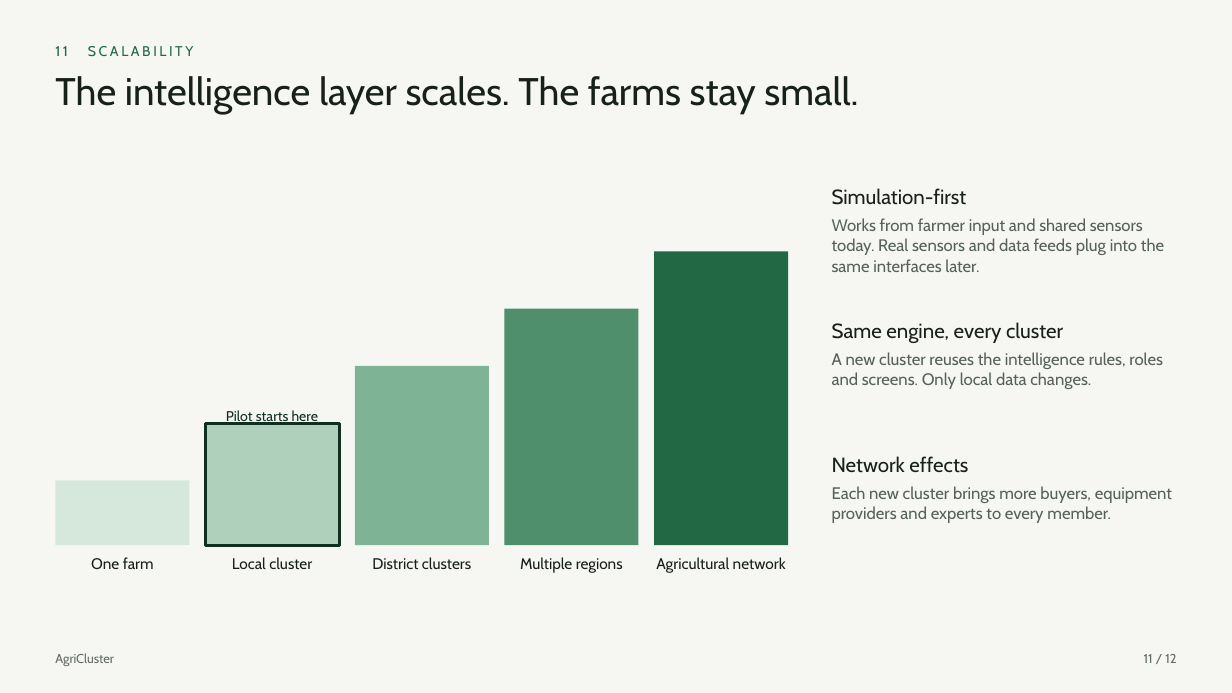
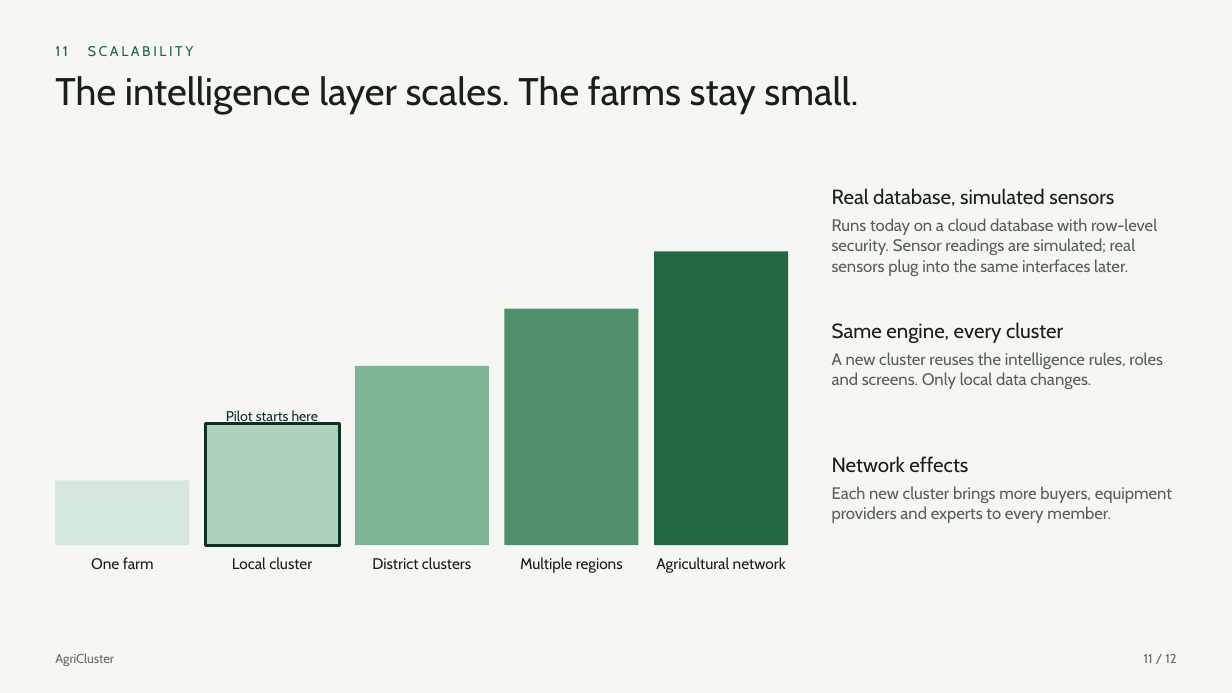
Before and after one commit to spandanamahesh63-hue/Agri_cluster-2, a slide deck: slide 11 of deck/AgriCluster-pitch.pptx. Drawn at 1232x693 pixels with LibreOffice and Linux fonts; fonts in the diff are those of the drawing. Boxes give left, top, right and bottom in pixels: in the first picture for what was removed or moved away, otherwise in the second. Text is boxed around its words. In the diff, an @@ line names an element or a change of style, - is before the commit and + after.

Commit message:
Pitch: talk track and deck updates for support and the real database
deck/TALK-TRACK.md: 3-minute pitch script, 21-step demo lines, close, and honest answers to likely judge questions. Deck slides 4, 7 and 11 mention government/private support and the cloud database with row-level security.

```diff
--- a/deck/AgriCluster-pitch.pptx
+++ b/deck/AgriCluster-pitch.pptx
@@ text at <box>832,188,1114,206</box>: text changed @@
-Simulation-first
+Real database, simulated sensors
@@ text at <box>832,218,1157,276</box>: text changed @@
-Works from farmer input and shared sensors today. Real sensors and data feeds plug into the same interfaces later.
+Runs today on a cloud database with row-level security. Sensor readings are simulated; real sensors plug into the same interfaces later.
```
Also in this commit, not shown: 2 other slides changed, 3 other files.
